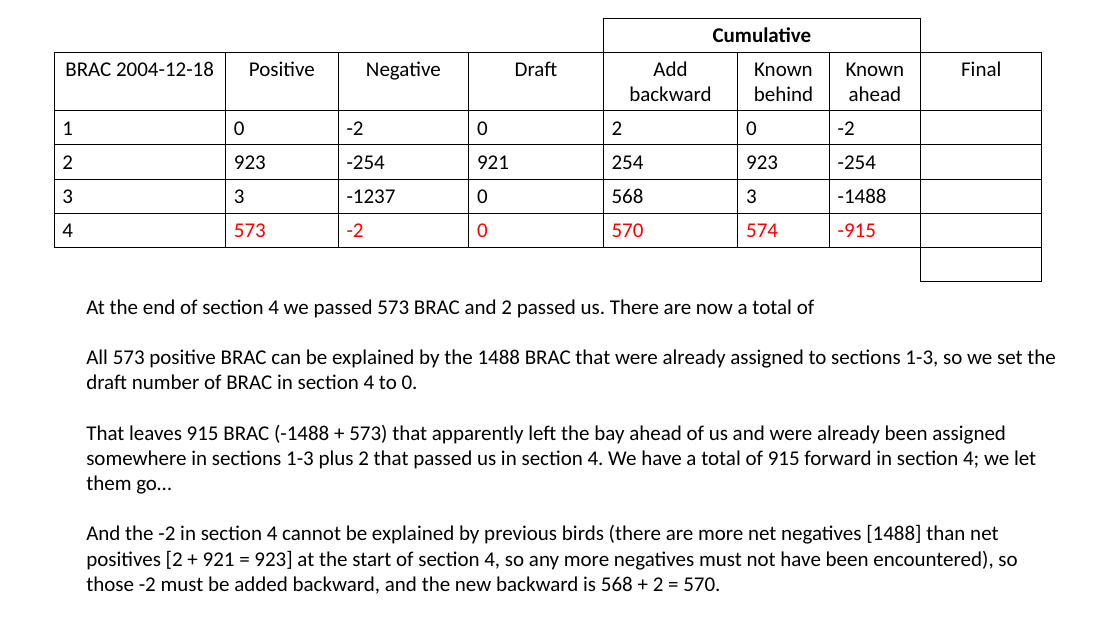
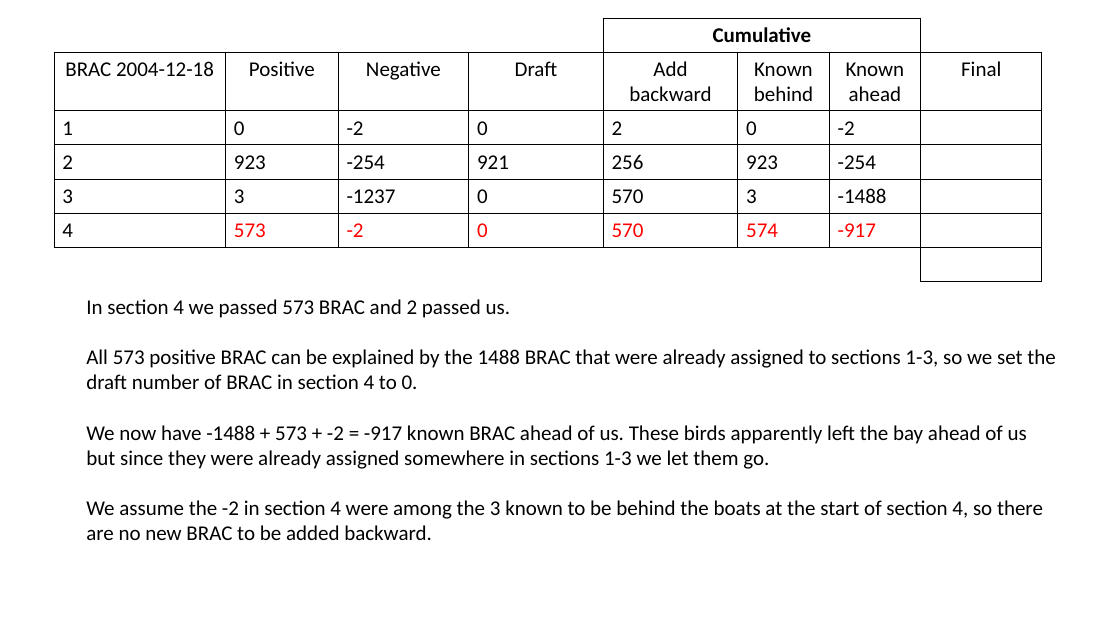
Before and after one commit to scottfjennings/ACR_waterbird_data_management, a slide deck: slide 5 of new_negative_logic_examples.pptx. Drawn at 1120x630 pixels with LibreOffice and Linux fonts; fonts in the diff are those of the drawing. Boxes give left, top, right and bottom in pixels: in the first picture for what was removed or moved away, otherwise in the second. Text is boxed around its words. In the diff, an @@ line names an element or a change of style, - is before the commit and + after.

```diff
--- a/new_negative_logic_examples.pptx
+++ b/new_negative_logic_examples.pptx
@@ table at [54, 18, 1041, 281] @@
-row 4, column 5: 254
+row 4, column 5: 256
-row 5, column 5: 568
+row 5, column 5: 570
-row 6, column 7: -915
+row 6, column 7: -917
@@ text at [86, 299, 511, 318]: text changed @@
-At the end of section 4 we passed 573 BRAC and 2 passed us. There are now a total of
+In section 4 we passed 573 BRAC and 2 passed us.
@@ text at [86, 425, 1043, 540]: text changed @@
-That leaves 915 BRAC (-1488 + 573) that apparently left the bay ahead of us and were already been assigned somewhere in sections 1-3 plus 2 that passed us in section 4. We have a total of 915 forward in section 4; we let them go…
-And the -2 in section 4 cannot be explained by previous birds (there are more net negatives [1488] than net positives [2 + 921 = 923] at the start of section 4, so any more negatives must not have been encountered), so those -2 must be added backward, and the new backward is 568 + 2 = 570.
+We now have -1488 + 573 + -2 = -917 known BRAC ahead of us. These birds apparently left the bay ahead of us but since they were already assigned somewhere in sections 1-3 we let them go.
+We assume the -2 in section 4 were among the 3 known to be behind the boats at the start of section 4, so there are no new BRAC to be added backward.
```
Also in this commit, not shown: 19 other slides changed, 1 other file.
